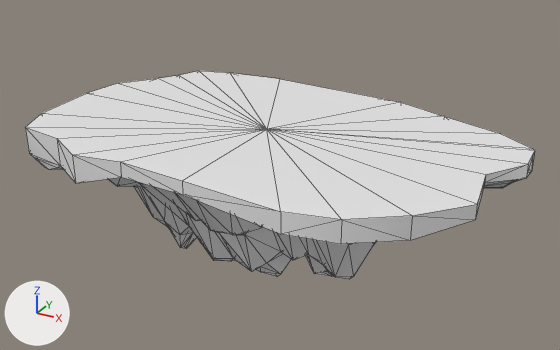
What one commit did to the OBJ model ProjectAV/Models/wyspy_0606/wyspa_duza_p.obj.
Both versions are drawn from a 50 mm lens placed at (107.5, -170.0, 73.8), pointed at (10.4, 6.4, -14.4). Arrows for +X, +Y and +Z are at lower left; the lights stay in place. Mesh edges are drawn as thin lines. Where no turn or scale is listed for an object, it has been applied to the vertices.

Objects in the first picture: 'Landscape.002'.
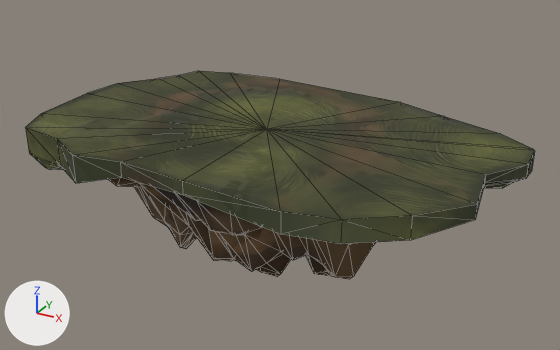
The newer file is also turned or shifted as a whole; pictures and numbers use the older file's frame.

What differs and where, as boxes (x1, y1, x2, y2) in the pictures (560 x 350 px):
'Landscape.002', surface changed (white to yellow): (26, 71, 535, 279) in both

The change, as a list of edits to the scene's bpy script:
```text
Add img_wyspa_duza_p_base_color_png:
    img_wyspa_duza_p_base_color_png = load_image('wyspa_duza_p_Base_color.png', 'wyspa_duza_p_Base_color.png', 2048, 2048, 'sRGB')
Add img_wyspa_duza_p_normal_directx_png:
    img_wyspa_duza_p_normal_directx_png = load_image('wyspa_duza_p_Normal_DirectX.png', 'wyspa_duza_p_Normal_DirectX.png', 2048, 2048, 'sRGB')
Add img_wyspa_duza_p_roughness_png:
    img_wyspa_duza_p_roughness_png = load_image('wyspa_duza_p_Roughness.png', 'wyspa_duza_p_Roughness.png', 2048, 2048, 'sRGB')
Change mat_wyspa_duza_p:
    add n2 = _N.new('ShaderNodeTexImage'); n2.name = 'Image Texture'
    add n2.image = img_wyspa_duza_p_base_color_png
    add n3 = _N.new('ShaderNodeTexImage'); n3.name = 'Image Texture.001'
    add n3.image = img_wyspa_duza_p_roughness_png
    add n4 = _N.new('ShaderNodeTexImage'); n4.name = 'Image Texture.002'
    add n4.image = img_wyspa_duza_p_normal_directx_png
    add n5 = _N.new('ShaderNodeNormalMap'); n5.name = 'Normal Map'
    where n0 = _N.new('ShaderNodeBsdfPrincipled'); n0.name = 'Principled BSDF'
    add _L.new(n2.outputs[0], n0.inputs[0])  # 'Color' to 'Base Color'
    add _L.new(n3.outputs[0], n0.inputs[2])  # 'Color' to 'Roughness'
    add _L.new(n4.outputs[0], n5.inputs[1])  # 'Color' to 'Color'
    add _L.new(n5.outputs[0], n0.inputs[5])  # 'Normal' to 'Normal'
```
